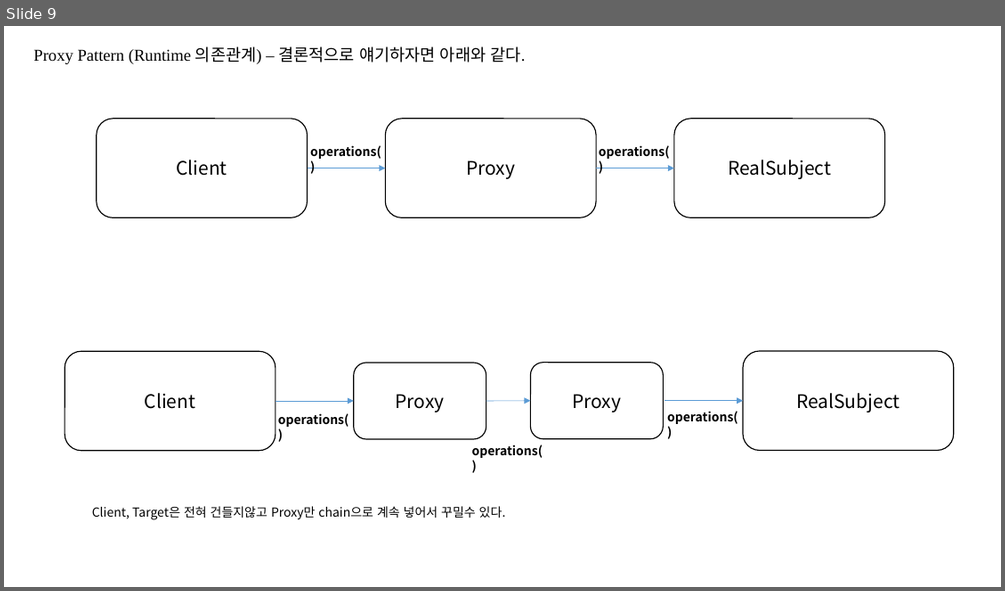
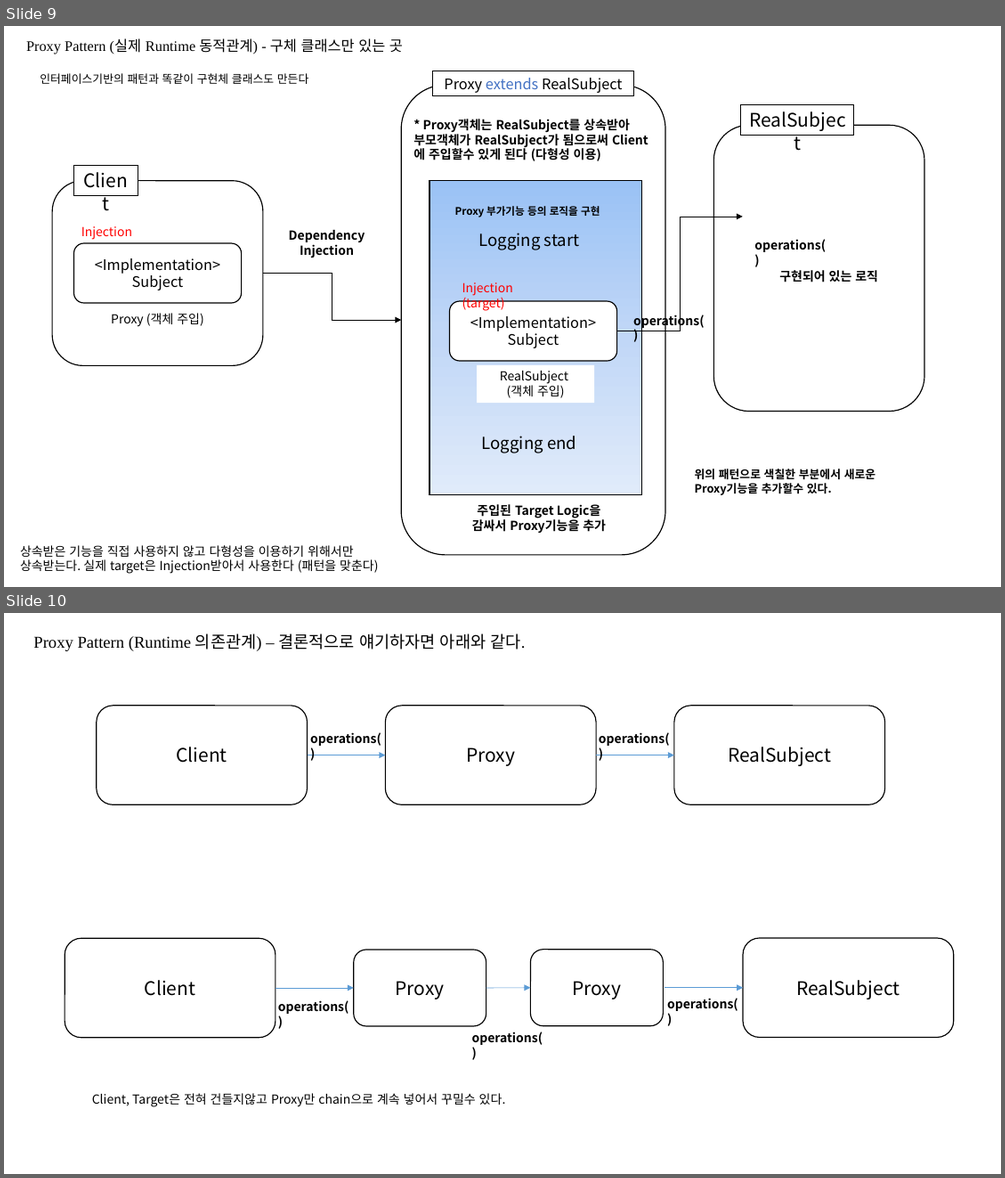
Before and after one commit to taehyuklee/BackEndDevelopment, a slide deck: SpringFramework/SpringAdvanced/DesignPattern.pptx. Shown one above the other, each under a label of ours: slide 9 before the commit, slides 9 and 10 after it. The pictures are 1005x591 and 1005x1178 pixels, drawn with LibreOffice and Linux fonts; fonts in the diff are those of the drawing. Boxes give left, top, right and bottom in pixels: in the first picture for what was removed or moved away, otherwise in the second. Text is boxed around its words. In the diff, an @@ line names an element or a change of style, - is before the commit and + after.

Commit message:
update) Desing Pattern pdf & pptx

```diff
--- a/SpringFramework/SpringAdvanced/DesignPattern.pptx
+++ b/SpringFramework/SpringAdvanced/DesignPattern.pptx
@@ slide 9 added at (4, 26, 1001, 587), background #FFFFFF @@
@@ text added at (26, 38, 403, 54), 14 pt, text #000000 @@
+Proxy Pattern (실제 Runtime 동적관계) - 구체 클래스만 있는 곳
@@ text added at (40, 73, 308, 84), 11 pt, text #000000 @@
+인터페이스기반의 패턴과 똑같이 구현체 클래스도 만든다
@@ rectangle added at (433, 70, 633, 96), fill #FFFFFF, outline #000000 0.75 pt, 14 pt, text #000000 @@
+Proxy extends RealSubject
@@ rounded rectangle added at (401, 85, 665, 555), outline #000000 1 pt @@
@@ rectangle added at (741, 105, 854, 135), fill #FFFFFF, outline #000000 0.75 pt, 18 pt, text #000000 @@
+RealSubject
@@ text added at (413, 119, 629, 161), 12 pt, text #000000, bold @@
+* Proxy객체는 RealSubject를 상속받아 부모객체가 RealSubject가 됨으로써 Client에 주입할수 있게 된다 (다형성 이용)
@@ rounded rectangle added at (713, 126, 924, 411), outline #000000 1 pt @@
@@ rounded rectangle added at (53, 181, 264, 365), outline #000000 1 pt @@
@@ rectangle added at (73, 166, 138, 196), fill #FFFFFF, outline #000000 0.75 pt, 18 pt, text #000000 @@
+Client
@@ rectangle added at (429, 181, 642, 495), fill gradient #9AC3F5 to #C2D8F8 to #E1EBFB, outline #000000 1 pt @@
@@ text added at (455, 206, 599, 217), 10 pt, text #000000, bold @@
+Proxy 부가기능 등의 로직을 구현
@@ text added at (81, 226, 132, 240), 12 pt, text #FF0000 @@
+Injection
@@ text added at (289, 230, 365, 257), 12 pt, text #000000, bold @@
+Dependency Injection
@@ text added at (479, 232, 580, 250), 16 pt, text #000000 @@
+Logging start
@@ elbow arrow added from (617, 331) to (743, 216), #000000 0.5 pt @@
@@ text added at (754, 239, 825, 252), 12 pt, text #000000, bold @@
+operations()
@@ rounded rectangle added at (73, 244, 241, 304), outline #000000 1 pt, 14 pt, text #000000 @@
+<Implementation>
+Subject
@@ elbow arrow added from (263, 273) to (401, 320), #000000 0.5 pt @@
@@ text added at (462, 282, 513, 311), 12 pt, text #FF0000 @@
+Injection (target)
@@ text added at (779, 270, 878, 282), 12 pt, text #000000, bold @@
+구현되어 있는 로직
@@ text added at (111, 313, 204, 327), 12 pt, text #000000 @@
+Proxy (객체 주입)
@@ rounded rectangle added at (450, 301, 617, 361), fill #FFFFFF, outline #000000 1 pt, 14 pt, text #000000 @@
+<Implementation>
+Subject
@@ text added at (633, 313, 704, 329), 12 pt, text #000000, bold @@
+operations()
@@ rectangle added at (477, 365, 594, 402), fill #FFFFFF, 12 pt, text #000000 @@
+RealSubject
+(객체 주입)
@@ text added at (482, 435, 576, 453), 16 pt, text #000000 @@
+Logging end
@@ text added at (695, 468, 875, 495), 11 pt, text #000000, bold @@
+위의 패턴으로 색칠한 부분에서 새로운 Proxy기능을 추가할수 있다.
@@ text added at (472, 504, 606, 532), 12 pt, text #000000, bold @@
+주입된 Target Logic을 감싸서 Proxy기능을 추가
@@ text added at (20, 545, 378, 573), 12 pt, text #000000 @@
+상속받은 기능을 직접 사용하지 않고 다형성을 이용하기 위해서만 상속받는다. 실제 target은 Injection받아서 사용한다 (패턴을 맞춘다)
@@ what was slide 9 is now slide 10 @@
```
Also in this commit, not shown: 1 slide changed, 1 other file.
